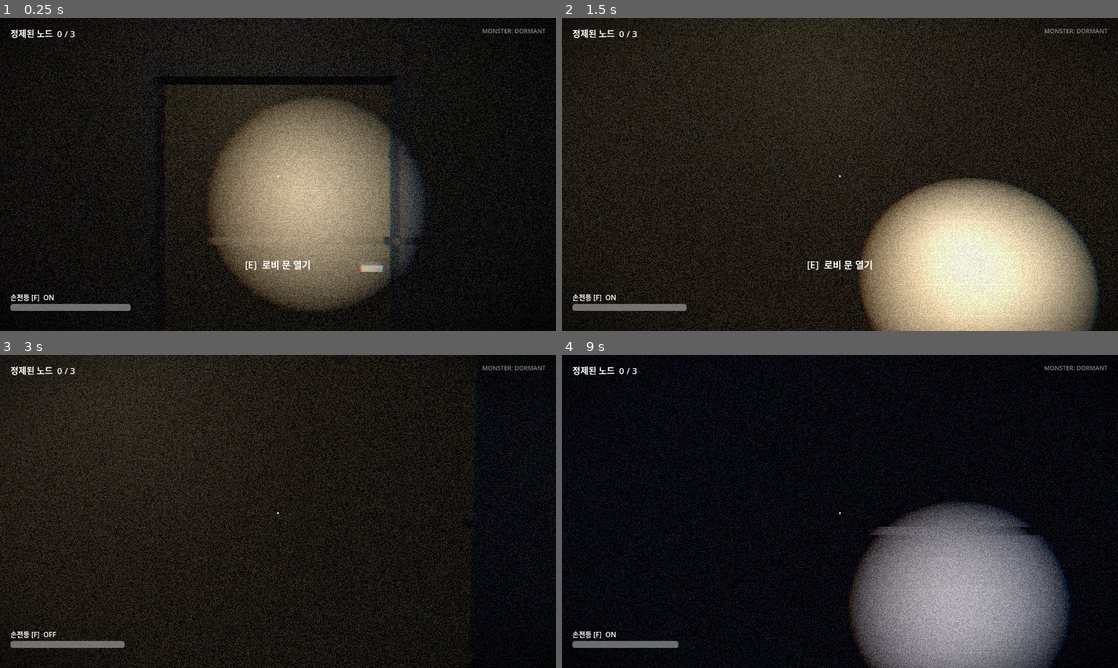
Above: before the commit, frames 1-4 (two rows, left to right).
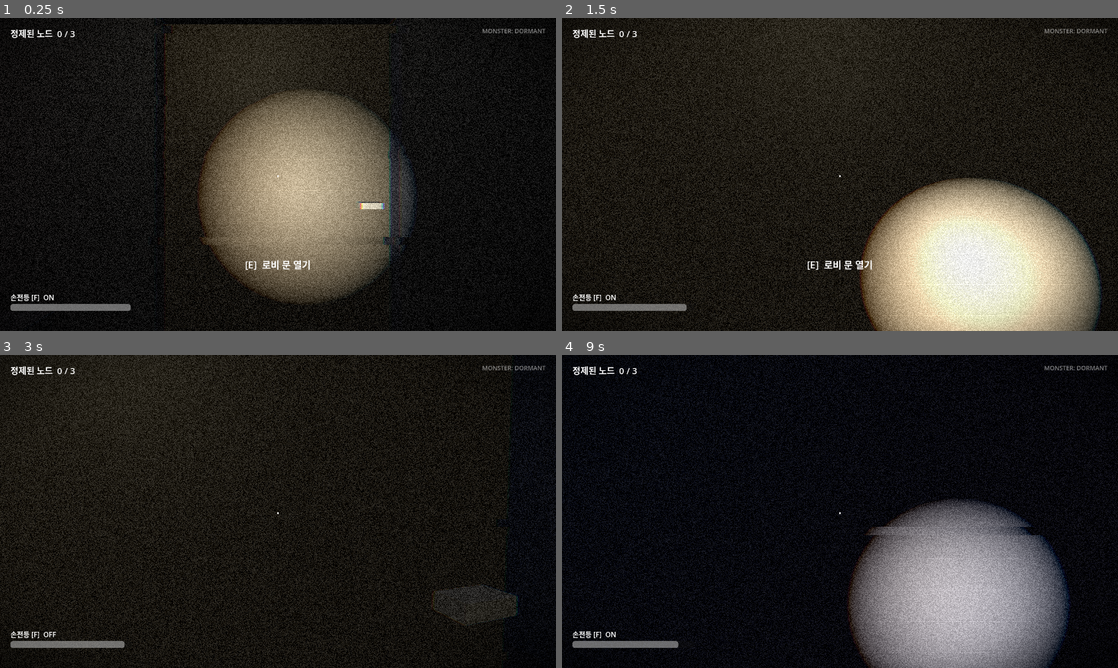
Above: after the commit, the same moments.

Repository: jhyeun1020/opensource-team6-datanoise
Game: Godot game, scene res://scenes/main.tscn
Two runs of this game, one before a commit and one after it. Both use one fixed random seed, a clock stepped at 60 frames per second and the inputs below.
Inputs (mouse positions are in pixels of both pictures, inside the frame that each line leads up to):
- Up to frame 1 (0.25 s): no input
- Up to frame 2 (1.5 s): move the mouse to (867, 174) at 0.52 s; hold 0 (bit_0) 0.53-1.28 s; hold W (move_forward) from 0.53 s (still down); move the mouse to (812, 174) at 1.27 s; tap 1 (bit_1) at 1.35 s
- Up to frame 3 (3 s): keep holding W (move_forward); move the mouse to (289, 505) at 2.02 s; hold F (flashlight) 2.03-2.78 s; move the mouse to (272, 517) at 2.77 s; tap E (interact) at 2.85 s
- Up to frame 4 (9 s): move the mouse to (878, 514) at 3.52 s; hold Shift (sprint) 3.53-4.28 s; move the mouse to (795, 508) at 4.27 s; tap one key every 1.5 s from 4.35 s: 0 (bit_0) F (flashlight) Shift (sprint) 1 (bit_1); move the mouse to (845, 511) at 5.02 s; hold 1 (bit_1) 5.03-5.78 s; move the mouse to (817, 505) at 5.77 s; release W (move_forward) at 5.78 s; hold D (move_right) 5.78-6.53 s; move the mouse to (867, 511) at 6.52 s; hold E (interact) 6.53-7.28 s; hold W (move_forward) 6.53-8.78 s; move the mouse to (812, 511) at 7.27 s; move the mouse to (851, 505) at 8.02 s; hold 0 (bit_0) 8.03-8.78 s; move the mouse to (834, 517) at 8.77 s; hold A (move_left) from 8.78 s (still down)

The runs differ from the first frame. In frame 1, 4.9% of the frame differs, in the area x 28-77%, y 0-94%; in frame 2, 0.3%; in frame 3, 0.7%; in frame 4, 0.2%.

Commit message:
복도 폭 2배(5m), 플레이어 크기 75%로 축소
- 복도 안쪽 폭 2.5m → 5.0m, 사선 복도 4m → 8m. 방·로비·계단실·홀·학회실·터미널 좌표를 복도 폭에 맞춰 계산하도록 변경
- 플레이어: 캡슐 반지름 0.4 → 0.3, 키 1.8 → 1.35m, 눈높이 1.6 → 1.2m
- 스모크 테스트 3회 연속 66항목 PASS

Co-Authored-By: Claude Opus 5.5 <noreply@anthropic.com>

Diff:
--- a/scenes/main.tscn
+++ b/scenes/main.tscn
@@ -34,7 +34,7 @@
 [node name="Doors" type="Node3D" parent="."]
 
 [node name="Player" parent="." instance=ExtResource("2_player")]
-transform = Transform3D(0, 0, -1, 0, 1, 0, 1, 0, 0, 38.6, 0.1, 5.75)
+transform = Transform3D(0, 0, -1, 0, 1, 0, 1, 0, 0, 38.6, 0.1, 7)
 
 [node name="Monster" parent="." instance=ExtResource("3_monster")]
 transform = Transform3D(1, 0, 0, 0, 1, 0, 0, 0, 1, 57, 0.1, 0)
--- a/scenes/player.tscn
+++ b/scenes/player.tscn
@@ -3,25 +3,25 @@
 [ext_resource type="Script" path="res://scripts/player.gd" id="1_player"]
 
 [sub_resource type="CapsuleShape3D" id="CapsuleShape3D_body"]
-radius = 0.4
-height = 1.8
+radius = 0.3
+height = 1.35
 
 [node name="Player" type="CharacterBody3D"]
 script = ExtResource("1_player")
 
 [node name="CollisionShape3D" type="CollisionShape3D" parent="."]
-transform = Transform3D(1, 0, 0, 0, 1, 0, 0, 0, 1, 0, 0.9, 0)
+transform = Transform3D(1, 0, 0, 0, 1, 0, 0, 0, 1, 0, 0.675, 0)
 shape = SubResource("CapsuleShape3D_body")
 
 [node name="Head" type="Node3D" parent="."]
-transform = Transform3D(1, 0, 0, 0, 1, 0, 0, 0, 1, 0, 1.6, 0)
+transform = Transform3D(1, 0, 0, 0, 1, 0, 0, 0, 1, 0, 1.2, 0)
 
 [node name="Camera3D" type="Camera3D" parent="Head"]
 fov = 75.0
 near = 0.05
 
 [node name="Flashlight" type="SpotLight3D" parent="Head/Camera3D"]
-transform = Transform3D(1, 0, 0, 0, 1, 0, 0, 0, 1, 0.25, -0.2, 0)
+transform = Transform3D(1, 0, 0, 0, 1, 0, 0, 0, 1, 0.19, -0.15, 0)
 light_color = Color(1, 0.95, 0.85, 1)
 light_energy = 4.0
 shadow_enabled = true
--- a/scripts/level_builder.gd
+++ b/scripts/level_builder.gd
@@ -8,6 +8,8 @@
 ## 좌표: x = 복도를 따라 서쪽(0) → 동쪽, z = 위쪽(-, 스케치 위) / 아래쪽(+, 스케치 아래). 단위 m.
 ##
 ## 게임 흐름 (기획안 6p를 실제 층 구조에 맞춤):
+## 복도 폭은 플레이 공간을 위해 실측(2.5m)의 2배인 5m로 둔다.
+##
 ##   시작   계단실에서 로비 문(E)을 열고 3층으로 들어간다
 ##   01 도입  서쪽 구역은 처음부터 열려 있다. 서버실에서 노드 1 정제 → 방화셔터 1 개방, 괴물 활성화
 ##   02 위기  셔터 1 동쪽. ML314 강의실에서 노드 2 정제 → 방화셔터 2 개방
@@ -25,7 +27,7 @@
 
 const WALL_H := 2.7
 const WALL_T := 0.3
-const CORR := 1.4          # 복도 벽 중심까지 거리. 안쪽 폭 = 2 * CORR - WALL_T = 2.5m
+const CORR := 2.65         # 복도 벽 중심까지 거리. 안쪽 폭 = 2 * CORR - WALL_T = 5.0m (실측 2.5m의 2배, 플레이 공간 확보)
 const DOOR_GAP := 1.6      # 방 출입구 폭 (괴물 반지름 0.5가 지나갈 수 있게)
 const DOOR_H := 2.2        # 출입구 높이. 그 위는 인방(벽 조각)으로 막는다
 const CORRIDOR_END := 67.0 # 직선 복도가 홀로 열리는 x
@@ -54,37 +56,44 @@
 ]
 
 # 아래쪽 로비 (계단실 문 + 엘리베이터). 복도 아래 벽이 이 구간에서 열린다.
-const LOBBY := {"x0": 40.0, "x1": 47.0, "z1": 8.0}
+const LOBBY := {"x0": 40.0, "x1": 47.0, "z1": CORR + 6.6}
 # 계단실: 플레이어 시작 지점. 로비 서쪽 벽의 문으로 들어간다.
-const STAIR := {"x0": 37.0, "x1": 40.0, "z0": 3.0, "z1": 8.0}
-const START_DOOR_Z := 5.0  # 로비 문 경첩 위치 (문은 +z 쪽으로 1.5m)
+const STAIR := {"x0": 37.0, "x1": 40.0, "z0": CORR + 1.6, "z1": CORR + 6.6}
+const START_DOOR_Z := CORR + 3.6  # 로비 문 경첩 위치 (문은 +z 쪽으로 1.5m)
 
 # 동쪽: 홀(엘리베이터, 기둥), 학회실, 사선 복도
-const HALL_TOP := -10.0
-const ACAD := [Vector2(73.5, -10.0), Vector2(83.0, -10.0), Vector2(84.6, -8.2), Vector2(78.71, 1.56), Vector2(73.5, -6.5)]  # 학회실 다각형
+const HALL_TOP := -CORR - 8.6
 const DIAG_ANGLE_DEG := 35.0   # 사선 복도 방향 (스케치 오른쪽 아래)
 const DIAG_LOWER_START := Vector2(71.5, CORR)  # 사선 복도 아래 벽 시작
-const DIAG_WIDTH := 4.0
+const DIAG_WIDTH := 8.0        # 사선 복도 폭 (본 복도와 같이 2배)
 const DIAG_LENGTH := 16.0
-const ELEVATOR_Z := Vector2(-8.7, -6.3)  # 탈출 엘리베이터 칸 (홀 서쪽 벽, ML314 동쪽 벽과 사이 공간)
+# 학회실 다각형. [3] 꼭짓점은 사선 복도 위쪽 벽 위에 있어야 한다 (_build_east 에서 계산해 덮어씀)
+const ACAD := [Vector2(73.5, HALL_TOP), Vector2(83.0, HALL_TOP), Vector2(84.6, HALL_TOP + 1.8), Vector2.ZERO, Vector2(73.5, HALL_TOP + 3.5)]
+const ACAD_TIP_T := 2.0        # 사선 복도 위쪽 벽 시작점에서 학회실 끝 꼭짓점까지 거리
+const ELEVATOR_Z := Vector2(-CORR - 7.3, -CORR - 4.9)  # 탈출 엘리베이터 칸 (홀 서쪽 벽, ML314 동쪽 벽과 사이 공간)
 const ELEVATOR_BACK_X := 65.0             # 칸 뒷벽 = ML314 동쪽 벽
 
 # 진행 문: (위치, y회전, 크기, 필요 정제 수)
 #   방화셔터 1: 로비 동쪽 복도 / 방화셔터 2: ML314 지나 홀 앞 / 메인 게이트: 홀 엘리베이터
 const GATES := [
-	{"pos": Vector3(48.0, 0, 0), "rot": 0.0, "size": Vector3(0.3, WALL_H, 2.9), "required": 1},
-	{"pos": Vector3(66.0, 0, 0), "rot": 0.0, "size": Vector3(0.3, WALL_H, 2.9), "required": 2},
-	{"pos": Vector3(CORRIDOR_END, 0, -7.5), "rot": 0.0, "size": Vector3(0.3, WALL_H, 2.3), "required": 3},
+	{"pos": Vector3(48.0, 0, 0), "rot": 0.0, "size": Vector3(0.3, WALL_H, CORR * 2.0 + 0.1), "required": 1},
+	{"pos": Vector3(66.0, 0, 0), "rot": 0.0, "size": Vector3(0.3, WALL_H, CORR * 2.0 + 0.1), "required": 2},
+	{"pos": Vector3(CORRIDOR_END, 0, -CORR - 6.1), "rot": 0.0, "size": Vector3(0.3, WALL_H, 2.3), "required": 3},
 ]
 
+# 터미널 (위치, 화면 방향). 벽에 등을 붙인다.
+const T1_POS := Vector3(33.7, 0.0, CORR + NORMAL_DEPTH - 0.5)   # 서버실 안쪽 벽
+const T2_POS := Vector3(64.5, 0.0, -CORR - ML_DEPTH * 0.5)      # ML314 교탁 자리
+const T3_POS := Vector3(79.0, 0.0, HALL_TOP + 0.5)              # 학회실 윗벽
+
 # 스모크 테스트가 쓰는 좌표
-const START_POS := Vector3(38.6, 0.1, 5.75)
-const EXIT_POS := Vector3(66.0, 0.1, -7.5)
+const START_POS := Vector3(38.6, 0.1, START_DOOR_Z + 0.75)
+const EXIT_POS := Vector3(66.0, 0.1, -CORR - 6.1)
 const FREEZE_TEST_POS := Vector3(5.0, 0.1, 0.0)  # 장애물 없는 서쪽 직선 복도, +x를 보고 선다
 const NAV_TEST_POINTS := [
-	Vector3(1.5, 0, 0), Vector3(38.5, 0, 6.5), Vector3(33.7, 0, 4.0), Vector3(40.0, 0, -5.4),
-	Vector3(23.0, 0, 5.4), Vector3(50.0, 0, 5.2), Vector3(58.0, 0, -5.4), Vector3(70.0, 0, -6.0),
-	Vector3(81.0, 0, -8.0), Vector3(82.0, 0, 6.3), Vector3(66.0, 0, -7.5),
+	Vector3(1.5, 0, 0), Vector3(38.5, 0, CORR + 5.6), Vector3(33.7, 0, CORR + 3.0), Vector3(40.0, 0, -CORR - 4.0),
+	Vector3(23.0, 0, CORR + 4.0), Vector3(50.0, 0, CORR + 3.8), Vector3(58.0, 0, -CORR - 4.0), Vector3(70.0, 0, -CORR - 4.6),
+	Vector3(81.5, 0, HALL_TOP + 2.2), Vector3(82.0, 0, 5.0), Vector3(66.0, 0, -CORR - 6.1),
 ]
 
 @onready var nav_region: NavigationRegion3D = $NavRegion
@@ -294,7 +303,7 @@
 	var up := _diag_up()
 	var lower0: Vector2 = DIAG_LOWER_START
 	var upper0: Vector2 = lower0 + up * DIAG_WIDTH
-	var tip: Vector2 = ACAD[3]
+	var tip: Vector2 = upper0 + d * ACAD_TIP_T
 	var lower_end: Vector2 = lower0 + d * DIAG_LENGTH
 	var upper_end: Vector2 = upper0 + d * DIAG_LENGTH
 
@@ -303,7 +312,7 @@
 		Vector2(CORRIDOR_END, HALL_TOP), Vector2(ACAD[0].x, HALL_TOP), ACAD[4], tip,
 		upper_end, lower_end, lower0, Vector2(CORRIDOR_END, CORR)]))
 	# 학회실 바닥
-	_floor_poly(PackedVector2Array(ACAD))
+	_floor_poly(PackedVector2Array([ACAD[0], ACAD[1], ACAD[2], tip, ACAD[4]]))
 
 	# 홀 서쪽 벽 (엘리베이터 칸 자리만 뚫림), 홀+학회실 윗벽
 	var e_in := Vector2(ELEVATOR_Z.x + WALL_T * 0.5, ELEVATOR_Z.y - WALL_T * 0.5)  # 칸 안쪽 z 범위
@@ -315,7 +324,7 @@
 	_wall_seg(Vector2(ELEVATOR_BACK_X, ELEVATOR_Z.y), Vector2(CORRIDOR_END, ELEVATOR_Z.y))
 	_sign("엘리베이터", Vector3(CORRIDOR_END + WALL_T * 0.5 + 0.02, 2.45, (ELEVATOR_Z.x + ELEVATOR_Z.y) * 0.5), PI / 2)
 	# 기둥
-	_box(nav_region, Vector3(71.2, WALL_H * 0.5, -2.6), Vector3(0.8, WALL_H, 0.8), _wall_mat)
+	_box(nav_region, Vector3(71.2, WALL_H * 0.5, -CORR - 1.2), Vector3(0.8, WALL_H, 0.8), _wall_mat)
 
 	# 학회실 벽 (서쪽 아래 사선 벽 가운데에 출입구)
 	_wall_seg(ACAD[0], ACAD[4])
@@ -331,7 +340,7 @@
 	var sign_pos: Vector2 = sw_mid + sw_dir * (acad_gap * 0.5 + 0.6) + sw_out * (WALL_T * 0.5 + 0.02)
 	_sign("학회실", Vector3(sign_pos.x, 2.3, sign_pos.y), _face_rot(sw_out))
 	# 학회실 회의 탁자
-	_box(nav_region, Vector3(78.5, 0.375, -6.0), Vector3(3.0, 0.75, 1.0), _desk_mat)
+	_box(nav_region, Vector3(78.5, 0.375, HALL_TOP + 4.0), Vector3(3.0, 0.75, 1.0), _desk_mat)
 
 	# 사선 복도 벽
 	_wall_seg(lower0, lower_end)
@@ -354,8 +363,8 @@
 	var mid: Vector2 = (lower_end + upper_end) * 0.5
 	var rng := RandomNumberGenerator.new()
 	rng.seed = 7
-	for i in 9:
-		var p: Vector2 = mid - d * rng.randf_range(0.5, 1.6) + up * rng.randf_range(-1.6, 1.6)
+	for i in 16:
+		var p: Vector2 = mid - d * rng.randf_range(0.5, 1.8) + up * rng.randf_range(-DIAG_WIDTH * 0.42, DIAG_WIDTH * 0.42)
 		var s := Vector3(rng.randf_range(0.5, 1.2), rng.randf_range(0.4, 1.6), rng.randf_range(0.5, 1.2))
 		var body := _box(nav_region, Vector3(p.x, s.y * 0.5, p.y), s, _debris_mat)
 		body.rotation.y = rng.randf_range(0, PI)
@@ -385,9 +394,9 @@
 
 func _place_terminals() -> void:
 	# (위치, 화면이 향하는 방향, 노드 번호, 모드). 벽에 등을 붙인다.
-	_terminal(Vector3(33.7, 0.0, 6.9), Vector3(0, 0, -1), 1, Terminal.Mode.SEQUENCE)   # 서버실
-	_terminal(Vector3(64.5, 0.0, -5.4), Vector3(-1, 0, 0), 2, Terminal.Mode.PATTERN)   # ML314 교탁 자리
-	_terminal(Vector3(79.0, 0.0, -9.5), Vector3(0, 0, 1), 3, Terminal.Mode.SEQUENCE)   # 학회실
+	_terminal(T1_POS, Vector3(0, 0, -1), 1, Terminal.Mode.SEQUENCE)   # 서버실
+	_terminal(T2_POS, Vector3(-1, 0, 0), 2, Terminal.Mode.PATTERN)   # ML314 교탁 자리
+	_terminal(T3_POS, Vector3(0, 0, 1), 3, Terminal.Mode.SEQUENCE)   # 학회실
 
 
 func _terminal(pos: Vector3, face_dir: Vector3, index: int, mode: int) -> void:
@@ -404,15 +413,15 @@
 	var corridor_red := Color(0.8, 0.12, 0.12)
 	var room_blue := Color(0.35, 0.45, 0.7)
 	for x in range(4, int(CORRIDOR_END), 8):
-		_light(Vector3(x, WALL_H - 0.3, 0), corridor_red, 0.6, 7.0)
+		_light(Vector3(x, WALL_H - 0.3, 0), corridor_red, 0.6, 8.0)
 	for r in ROOMS:
 		if r.open:
 			var zc: float = r.side * (CORR + r.depth * 0.5)
 			_light(Vector3((r.x0 + r.x1) * 0.5, WALL_H - 0.3, zc), room_blue, 0.6, maxf(r.x1 - r.x0, r.depth) * 0.8)
-	_light(Vector3((LOBBY.x0 + LOBBY.x1) * 0.5, WALL_H - 0.3, 5.0), room_blue, 0.5, 7.0)
-	_light(Vector3((STAIR.x0 + STAIR.x1) * 0.5, WALL_H - 0.3, 5.5), Color(0.9, 0.85, 0.7), 0.4, 5.0)
-	_light(Vector3(70.0, WALL_H - 0.3, -6.0), room_blue, 0.5, 8.0)
-	_light(Vector3(78.5, WALL_H - 0.3, -5.5), room_blue, 0.6, 9.0)
+	_light(Vector3((LOBBY.x0 + LOBBY.x1) * 0.5, WALL_H - 0.3, CORR + 3.3), room_blue, 0.5, 7.0)
+	_light(Vector3((STAIR.x0 + STAIR.x1) * 0.5, WALL_H - 0.3, (STAIR.z0 + STAIR.z1) * 0.5), Color(0.9, 0.85, 0.7), 0.4, 5.0)
+	_light(Vector3(70.0, WALL_H - 0.3, -CORR - 4.6), room_blue, 0.5, 8.0)
+	_light(Vector3(78.5, WALL_H - 0.3, HALL_TOP + 4.5), room_blue, 0.6, 9.0)
 	var dmid: Vector2 = DIAG_LOWER_START + _diag_dir() * 8.0 + _diag_up() * DIAG_WIDTH * 0.5
 	_light(Vector3(dmid.x, WALL_H - 0.3, dmid.y), corridor_red, 0.6, 9.0)
 
Binary file changed: docs/screenshots/floor3_lobby.png
Binary file changed: docs/screenshots/floor3_start.png
Binary file changed: docs/screenshots/floor3_top.png
Not shown, changed: reference/measurements/medialabs_scan_2026-11-24.md
